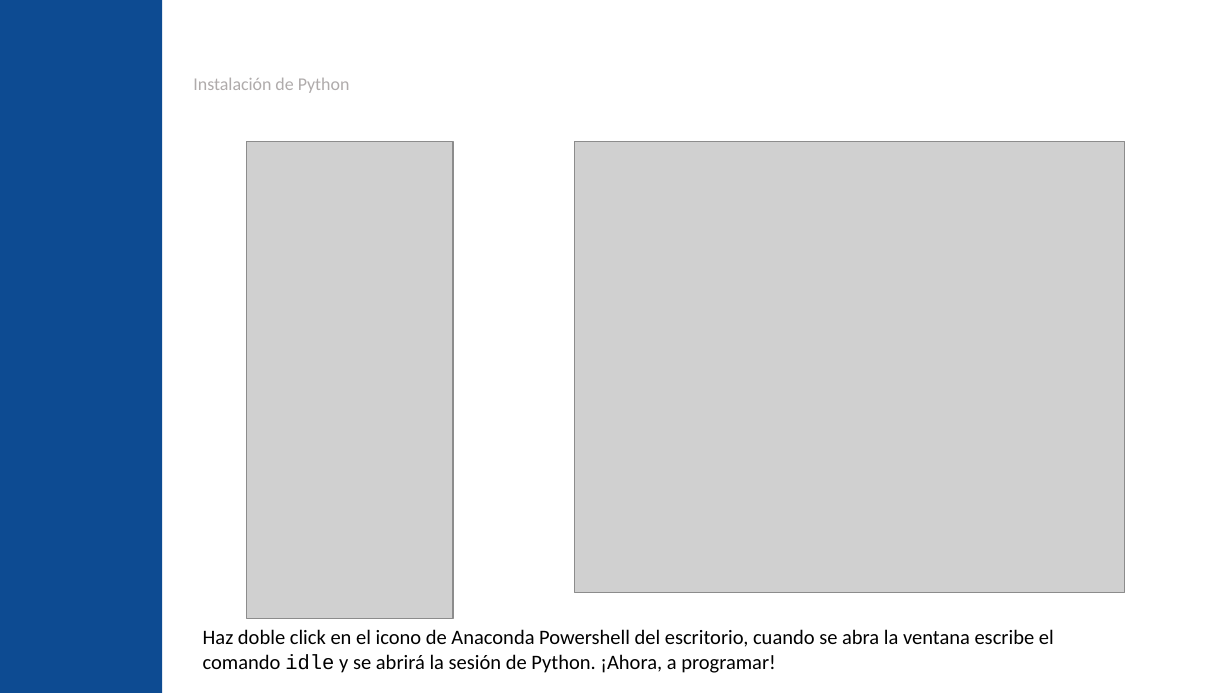
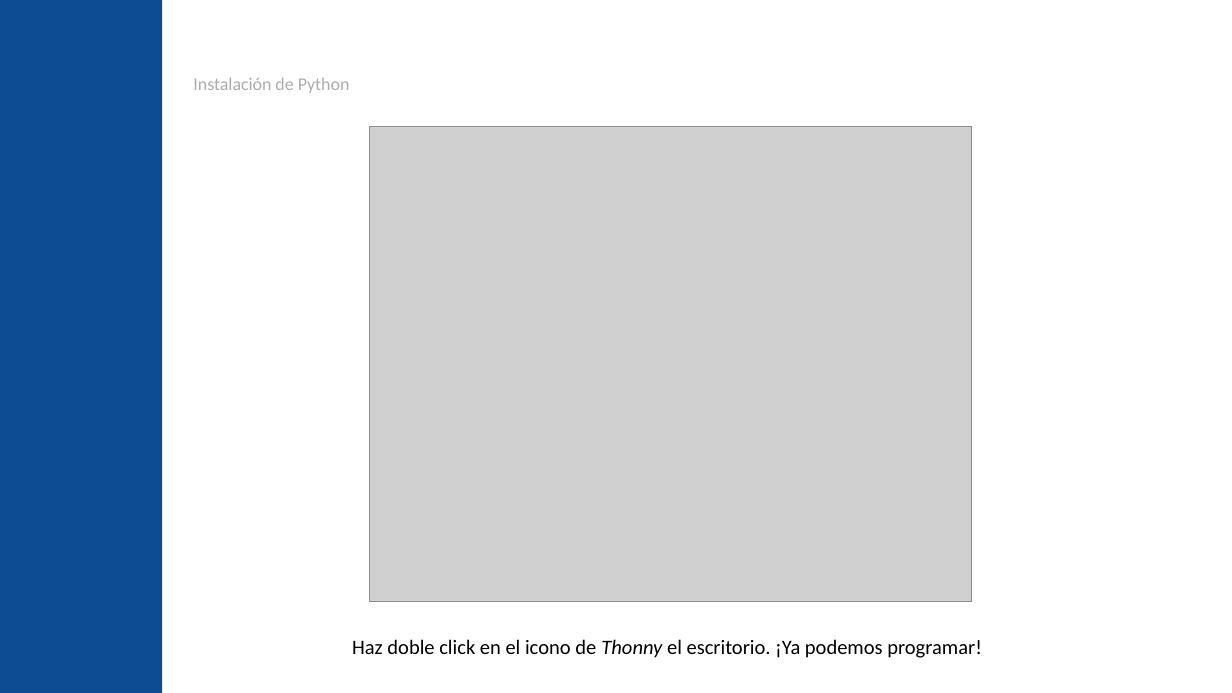
Before and after one commit to jgalgarra/introprogpython, a slide deck: slide 11 of slides/python_elemental_slides.pptx (slide 22 before the commit). Drawn at 1232x693 pixels with LibreOffice and Linux fonts; fonts in the diff are those of the drawing; grey boxes stand for pictures; background and template pictures are left out. Boxes give left, top, right and bottom in pixels: in the first picture for what was removed or moved away, otherwise in the second. Text is boxed around its words. In the diff, an @@ line names an element or a change of style, - is before the commit and + after.

Commit message:
Cambios para hacer el curso con Thonny en lugar de Anaconda

```diff
--- a/slides/python_elemental_slides.pptx
+++ b/slides/python_elemental_slides.pptx
@@ picture removed at (246,142,452,618) @@
@@ picture: place and size @@
-picture at (574,142,1125,593)
+picture at (370,127,972,601)
@@ text at (352,639,982,658): text changed @@
-Haz doble click en el icono de Anaconda Powershell del escritorio, cuando se abra la ventana escribe el comando idle y se abrirá la sesión de Python. ¡Ahora, a programar!
+Haz doble click en el icono de Thonny el escritorio. ¡Ya podemos programar!
```
Also in this commit, not shown: 17 other slides changed, 4 slides added, 12 slides removed, 1 other file.
